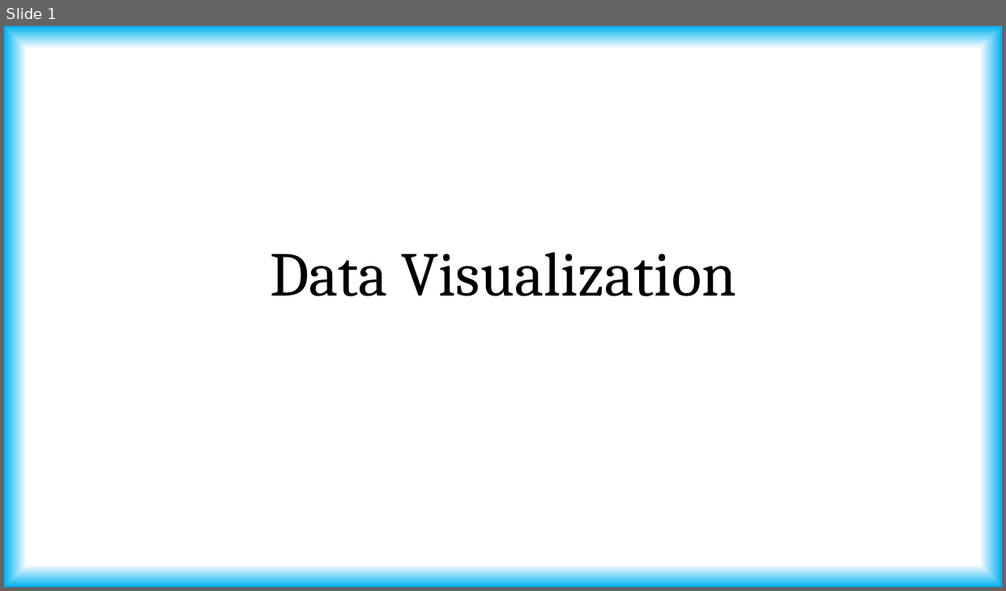
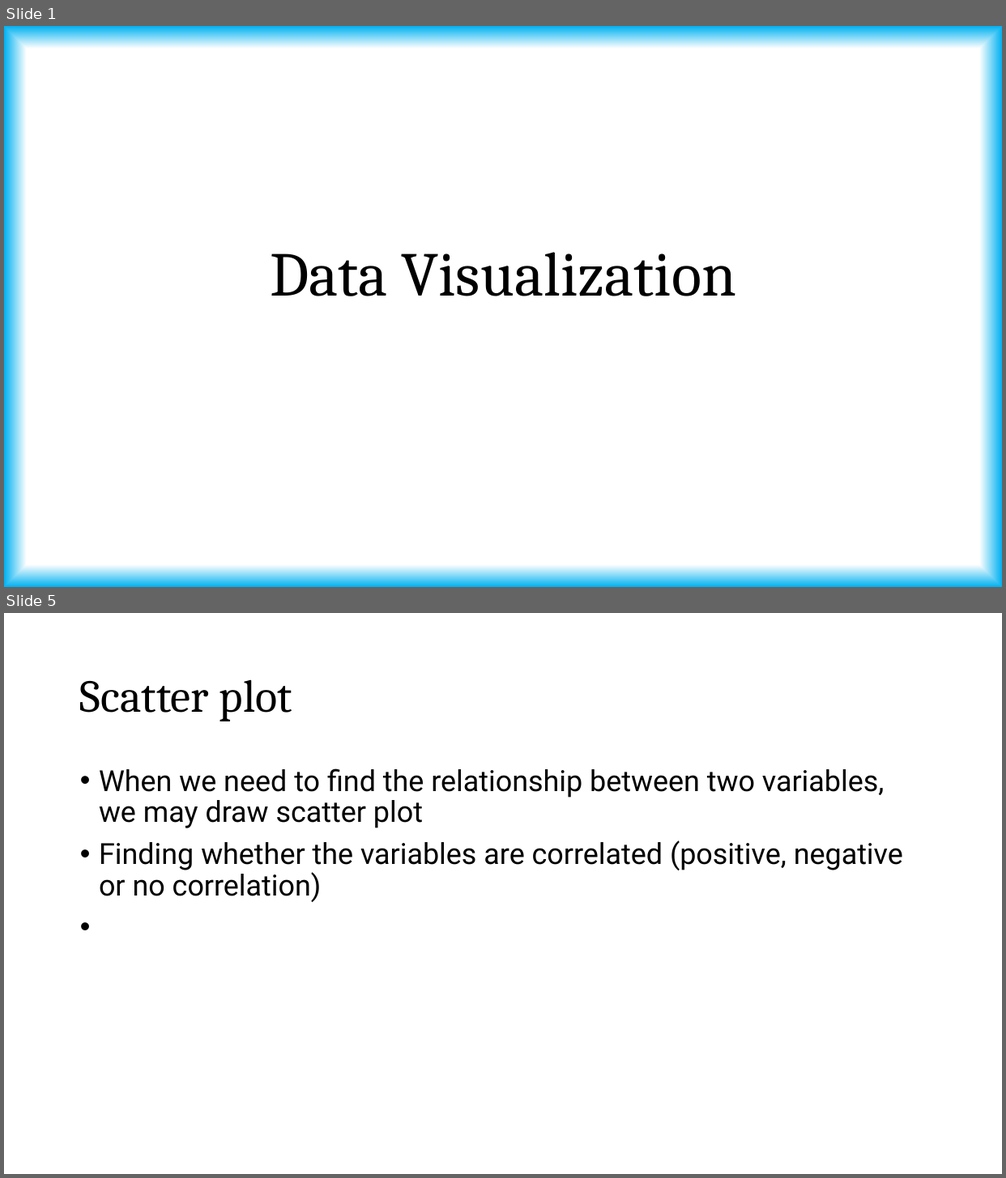
Before and after one commit to tanmoyie/Applied-Statistics, a slide deck: Introduction to Data Visualization with Python.pptx. Shown one above the other, each under a label of ours: slide 1 before the commit, slides 1 and 5 after it; the slides between them are not shown. The pictures are 1006x591 and 1006x1178 pixels, drawn with LibreOffice and Linux fonts; fonts in the diff are those of the drawing. Boxes give left, top, right and bottom in pixels: in the first picture for what was removed or moved away, otherwise in the second. Text is boxed around its words. In the diff, an @@ line names an element or a change of style, - is before the commit and + after.

```diff
--- a/Introduction to Data Visualization with Python.pptx
+++ b/Introduction to Data Visualization with Python.pptx
@@ slide 5 added at (4,613,1002,1174), background #FFFFFF @@
@@ title added at (80,679,292,722), 44 pt, text #000000 @@
+Scatter plot
@@ text added at (99,769,903,902), 28 pt, text #000000 @@
+• When we need to find the relationship between two variables, we may draw scatter plot
+• Finding whether the variables are correlated (positive, negative or no correlation)
```
Also in this commit, not shown: 1 slide changed, 3 other slides added, 2 other files.
